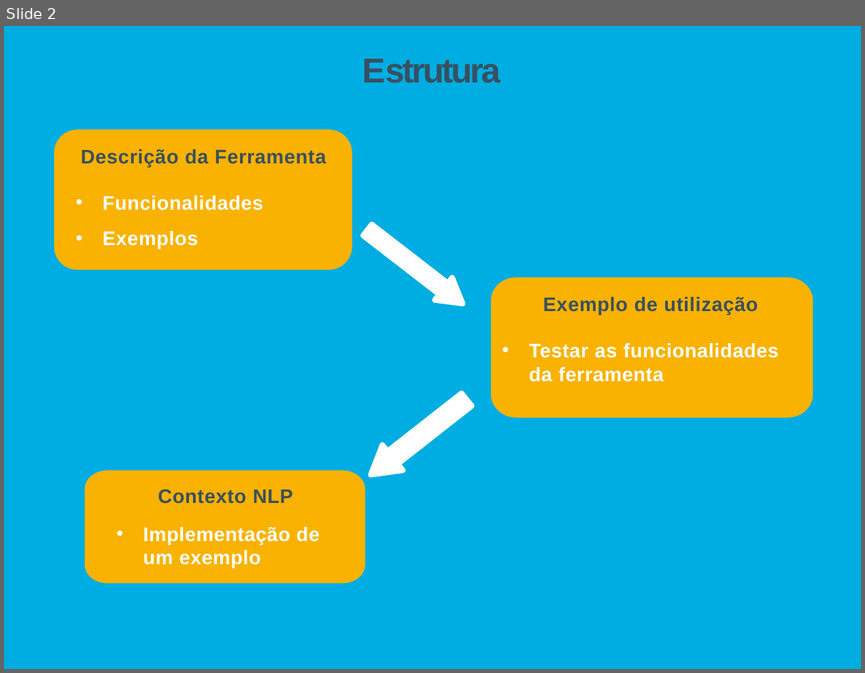
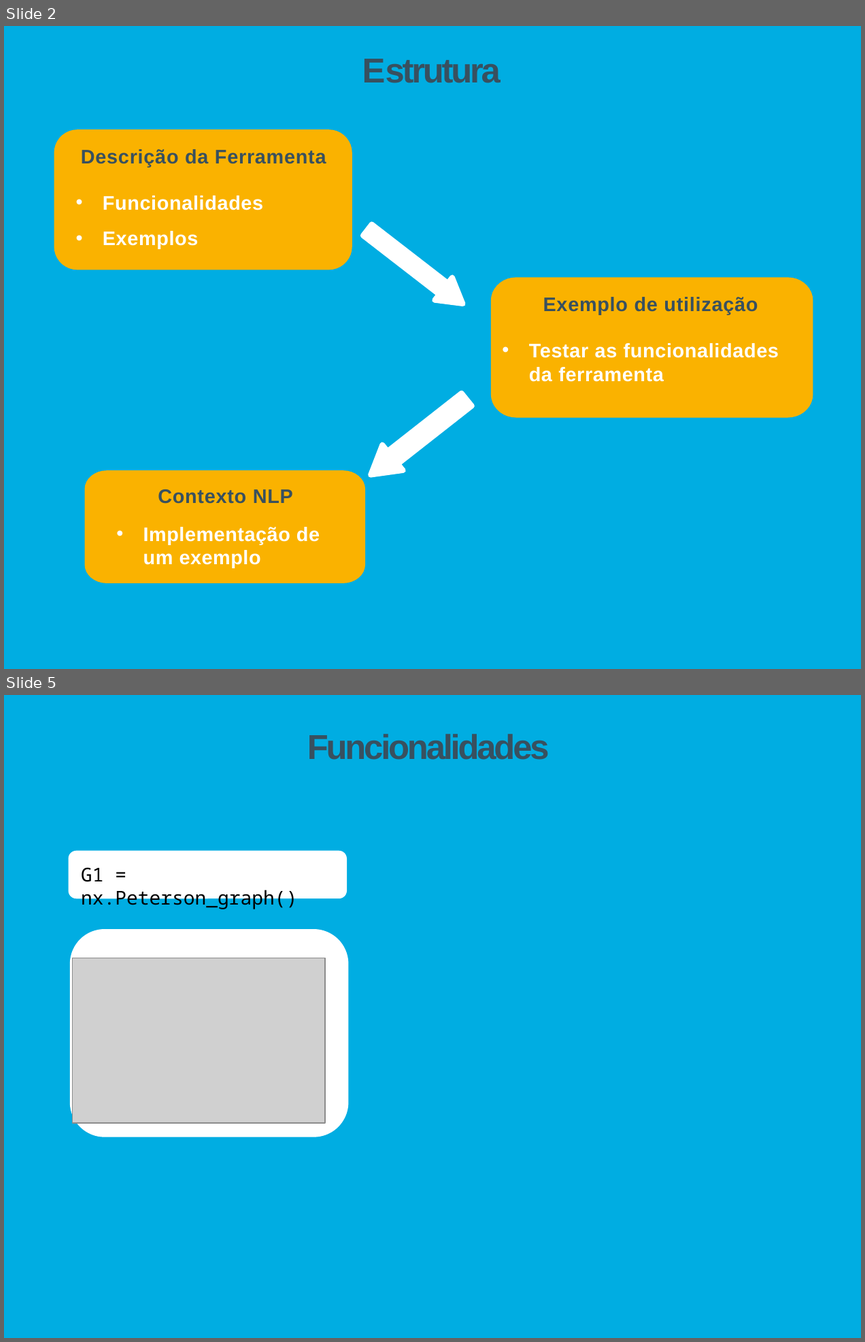
Before and after one commit to Tibblue/PLC, a slide deck: SPLN/tp2/apresSPLN.pptx. Shown one above the other, each under a label of ours: slide 2 before the commit, slides 2 and 5 after it; the slides between them are not shown. The pictures are 865x673 and 865x1342 pixels, drawn with LibreOffice and Linux fonts; fonts in the diff are those of the drawing; grey boxes stand for pictures. Boxes give left, top, right and bottom in pixels: in the first picture for what was removed or moved away, otherwise in the second. Text is boxed around its words. In the diff, an @@ line names an element or a change of style, - is before the commit and + after.

```diff
--- a/SPLN/tp2/apresSPLN.pptx
+++ b/SPLN/tp2/apresSPLN.pptx
@@ slide 5 added at (4,695,861,1338), background #FFFFFF; not listed: 1 template element that a slide beside it also shows @@
@@ title added at (307,734,549,760), 29 pt, text #38505F, bold @@
+Funcionalidades
@@ rounded rectangle added at (68,850,347,898), fill #FFFFFF @@
@@ text added at (81,867,297,909), 16 pt, text #000000 @@
+G1 = nx.Peterson_graph()
@@ rounded rectangle added at (70,929,349,1136), fill #FFFFFF @@
@@ picture added at (73,958,325,1123) @@
```
Also in this commit, not shown: 4 slides changed, 5 other slides added, 2 slides removed, 2 other files.
